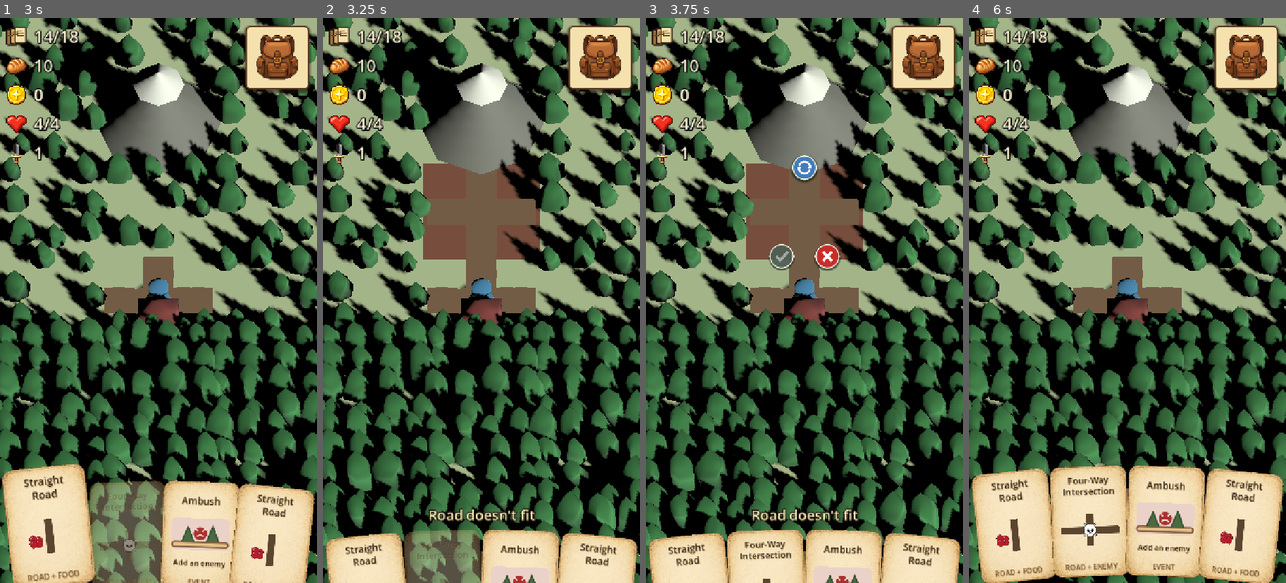
Above: before the commit, frames 1-4 (left to right).
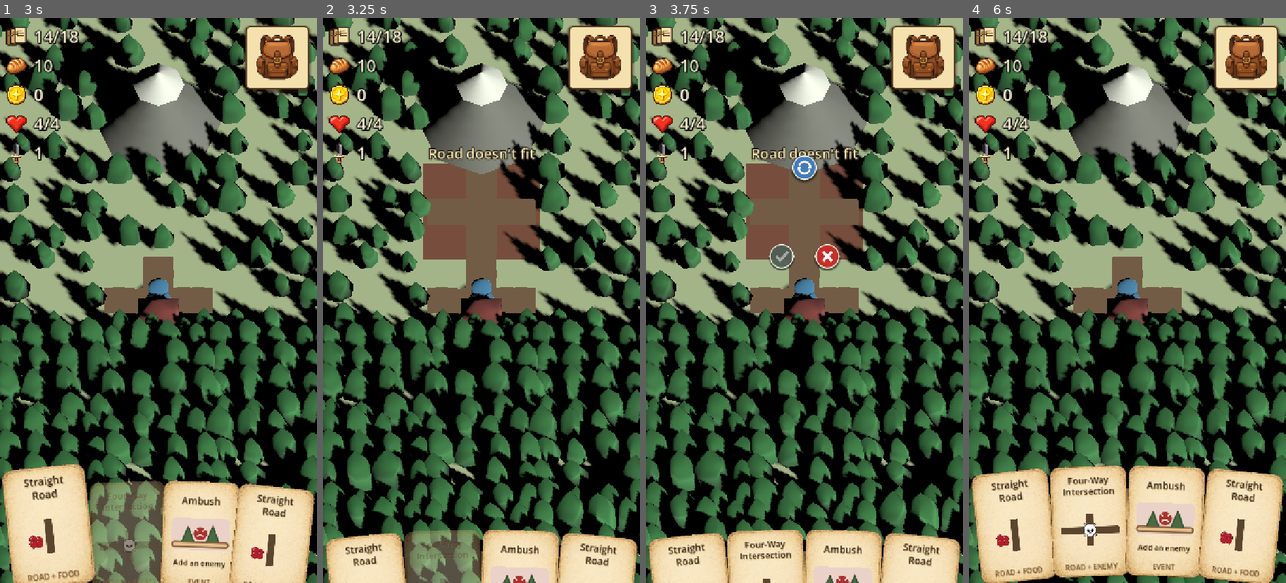
Above: after the commit, the same moments.

Repository: Reicher/The-Road-North
Game: Godot game, scene res://scenes/main.tscn
Two runs of this game, one before a commit and one after it. Both use one fixed random seed, a clock stepped at 60 frames per second and the inputs below.
Inputs (mouse positions are in pixels of both pictures, inside the frame that each line leads up to):
- Up to frame 1 (3 s): click (44, 526) at 0.52 s; click (50, 498) at 1.27 s; click (44, 526) at 2.02 s; tap Enter (debug_complete_level) at 2.75 s; drag from (158, 509) to (190, 176) at 2.77 s
- Up to frame 2 (3.25 s): no input
- Up to frame 3 (3.75 s): click (804, 164) at 3.5 s
- Up to frame 4 (6 s): click (1127, 164) at 4.25 s; click (1127, 164) at 5 s; click (1149, 255) at 5.75 s

Frame 1 is identical in both runs. In frame 2, 0.9% of the frame differs, in the area x 33-68%, y 22-90%; in frame 3, 0.9%; in frame 4, nothing differs.

Commit message:
Polish placement hints and shared pawn visuals

Diff:
--- a/scripts/enemy_view.gd
+++ b/scripts/enemy_view.gd
@@ -2,7 +2,6 @@
 extends Node3D
 
 const ENEMY_COLOR := Color(0.78, 0.12, 0.10)
-const ENEMY_MODEL_SCALE := 0.66
 const POWER_DISPLAY_PIXEL_SIZE := 0.0015
 const POWER_ICON := preload("res://assets/images/stats/stat_power.png")
 const ModelAssets = preload("res://scripts/model_assets.gd")
@@ -78,7 +77,7 @@
 		return
 
 	var eye_color := Color(1.0, 0.84, 0.34)
-	var model := ModelAssets.instantiate_model(ModelAssets.ENEMY_MODEL, "EnemyModel", Vector3.ZERO, tile_size * ENEMY_MODEL_SCALE)
+	var model := ModelAssets.instantiate_model(ModelAssets.ENEMY_MODEL, "EnemyModel", Vector3.ZERO, tile_size * ModelAssets.PAWN_MODEL_SCALE)
 	if model != null:
 		_apply_material_override(model, _make_material(ENEMY_COLOR))
 		add_child(model)
--- a/scripts/model_assets.gd
+++ b/scripts/model_assets.gd
@@ -4,7 +4,8 @@
 const TREE_MODEL := "res://assets/models/tree.obj"
 const HOUSE_MODEL := "res://assets/models/house.obj"
 const PLAYER_MODEL := "res://assets/models/player_pawn_lightblue_no_shadow.obj"
-const ENEMY_MODEL := "res://assets/models/enemy.obj"
+const ENEMY_MODEL := PLAYER_MODEL
+const PAWN_MODEL_SCALE := 0.5
 
 static var _cache: Dictionary = {}
 
--- a/scripts/placement_controller.gd
+++ b/scripts/placement_controller.gd
@@ -350,7 +350,7 @@
 	if not _card_drag_in_progress:
 		_controls_layer.show_preview_controls(preview_position, _map, _hand, _placement_valid, true, invalid_hint)
 	else:
-		_controls_layer.show_hint(invalid_hint, _hand)
+		_controls_layer.show_hint(invalid_hint, _hand, preview_position, _map)
 	set_process(true)
 
 
@@ -420,7 +420,7 @@
 		if not _card_drag_in_progress:
 			_controls_layer.show_preview_controls(preview_position, _map, _hand, _placement_valid, false, invalid_hint)
 	if _card_drag_in_progress:
-		_controls_layer.show_hint(invalid_hint, _hand)
+		_controls_layer.show_hint(invalid_hint, _hand, preview_position, _map)
 	_refresh_target_preview(valid_target)
 	set_process(true)
 
--- a/scripts/placement_controls_ui.gd
+++ b/scripts/placement_controls_ui.gd
@@ -51,7 +51,7 @@
 	hint: String = ""
 ) -> void:
 	_resolve_nodes()
-	show_hint(hint, hand)
+	show_hint(hint, hand, preview_position, map)
 	rotate_button.visible = rotate_visible
 	rotate_button.disabled = not rotate_visible
 	confirm_button.disabled = not valid
@@ -59,11 +59,19 @@
 	position_buttons(preview_position, map, hand)
 
 
-func show_hint(text: String, hand: HandUI) -> void:
+func show_hint(
+	text: String,
+	hand: HandUI,
+	preview_position := Vector2i(-1, -1),
+	map: GameMap = null
+) -> void:
 	_resolve_nodes()
 	prompt_label.text = text
 	prompt_label.visible = not text.is_empty()
-	position_prompt(hand)
+	if preview_position.x >= 0 and map != null:
+		position_prompt_above_preview(preview_position, map, hand)
+	else:
+		position_prompt(hand)
 
 
 func hide_all() -> void:
@@ -77,7 +85,10 @@
 
 func position_buttons(preview_position: Vector2i, map: GameMap, hand: HandUI) -> void:
 	_resolve_nodes()
-	position_prompt(hand)
+	if preview_position.x >= 0 and map != null:
+		position_prompt_above_preview(preview_position, map, hand)
+	else:
+		position_prompt(hand)
 	if not buttons.visible:
 		return
 
@@ -102,6 +113,30 @@
 	var prompt_y := maxf(8.0, card_top - prompt_size.y - 6.0)
 	prompt_label.size = prompt_size
 	prompt_label.position = Vector2((viewport_width - prompt_size.x) * 0.5, prompt_y)
+
+
+func position_prompt_above_preview(preview_position: Vector2i, map: GameMap, hand: HandUI) -> void:
+	_resolve_nodes()
+	if not prompt_label.visible or map == null:
+		return
+
+	var prompt_size := prompt_label.custom_minimum_size
+	var viewport_size := Vector2(_get_viewport_size().x, _get_map_screen_height(hand))
+	var canvas_position := map.grid_to_screen_position(preview_position)
+	var top_edge_position := map.grid_edge_to_screen_position(preview_position, false)
+	prompt_label.size = prompt_size
+	prompt_label.position = Vector2(
+		clampf(
+			canvas_position.x - prompt_size.x * 0.5,
+			8.0,
+			maxf(8.0, viewport_size.x - prompt_size.x - 8.0)
+		),
+		clampf(
+			top_edge_position.y - prompt_size.y - 6.0,
+			8.0,
+			maxf(8.0, viewport_size.y - prompt_size.y - 8.0)
+		)
+	)
 
 
 func _get_map_screen_height(hand: HandUI) -> float:
--- a/scripts/player.gd
+++ b/scripts/player.gd
@@ -1,7 +1,6 @@
 class_name GamePlayer
 extends Node3D
 
-const PLAYER_MODEL_SCALE := 0.5
 const GameBalance = preload("res://scripts/game_balance.gd")
 const ModelAssets = preload("res://scripts/model_assets.gd")
 
@@ -202,7 +201,7 @@
 		child.queue_free()
 
 	var tile_size := _map.tile_size
-	var model := ModelAssets.instantiate_model(ModelAssets.PLAYER_MODEL, "Pawn", Vector3.ZERO, tile_size * PLAYER_MODEL_SCALE)
+	var model := ModelAssets.instantiate_model(ModelAssets.PLAYER_MODEL, "Pawn", Vector3.ZERO, tile_size * ModelAssets.PAWN_MODEL_SCALE)
 	if model != null:
 		_visual_root.add_child(model)
 
--- a/scripts/shop_ui.gd
+++ b/scripts/shop_ui.gd
@@ -21,6 +21,13 @@
 const OFFER_ICON_SIZE := 42
 const STAT_ICON_PATHS := GameConstants.STAT_ICON_PATHS
 const PROTECTED_ROAD_TYPES := ["Straight Road", "Corner", "T-Junction"]
+const BASE_CARD_SORT_ORDER := {
+	"Straight Road": 0,
+	"Corner": 1,
+	"T-Junction": 2,
+	"Four-Way Intersection": 3,
+	"Dead End": 4,
+}
 
 const ITEM_OFFERS: Array[Dictionary] = [
 	{"name": "Dagger", "effect": "+2 Power", "power_bonus": 2, "price": 7, "sell_price": 4},
@@ -368,8 +375,8 @@
 
 func _show_deck_overlay(removal_mode: bool) -> void:
 	_deck_overlay.clear_list()
-	var title_text := "Remove BaseDeck card" if removal_mode else "View deck"
-	for index in base_cards.size():
+	var title_text := "REMOVE BASE CARD" if removal_mode else "BASE DECK"
+	for index in _sorted_base_card_indices():
 		var card := base_cards[index]
 		var text := GameConstants.card_signature(card).trim_prefix("road:").trim_prefix("event:")
 		var disabled_state := not removal_mode or not _can_remove_card(card) or bool(progression.get("removed_base_card_this_shop", false))
@@ -380,6 +387,26 @@
 			_deck_overlay.add_list_label("Special: %s" % GameConstants.card_signature(card as Dictionary).trim_prefix("road:").trim_prefix("event:"), 18)
 		_deck_overlay.add_list_label("Level cards added next map.", 18)
 	_deck_overlay.show_overlay(title_text)
+
+
+func _sorted_base_card_indices() -> Array[int]:
+	var indices: Array[int] = []
+	for index in base_cards.size():
+		indices.append(index)
+	indices.sort_custom(func(left: int, right: int) -> bool:
+		var left_card := base_cards[left]
+		var right_card := base_cards[right]
+		var left_name := GameConstants.card_signature(left_card).trim_prefix("road:").trim_prefix("event:")
+		var right_name := GameConstants.card_signature(right_card).trim_prefix("road:").trim_prefix("event:")
+		var left_order := int(BASE_CARD_SORT_ORDER.get(left_name, BASE_CARD_SORT_ORDER.size()))
+		var right_order := int(BASE_CARD_SORT_ORDER.get(right_name, BASE_CARD_SORT_ORDER.size()))
+		if left_order != right_order:
+			return left_order < right_order
+		if left_name != right_name:
+			return left_name.naturalnocasecmp_to(right_name) < 0
+		return left < right
+	)
+	return indices
 
 
 func _can_remove_card(card: Dictionary) -> bool:
--- a/tests/test_model_assets.gd
+++ b/tests/test_model_assets.gd
@@ -11,6 +11,7 @@
 
 
 func _initialize() -> void:
+	_assert(ModelAssets.ENEMY_MODEL == ModelAssets.PLAYER_MODEL, "Expected enemy and player to use the same pawn model")
 	for path in MODEL_PATHS:
 		var model := ModelAssets.instantiate_model(path, "TestModel", Vector3(1.0, 2.0, 3.0), 2.0)
 		_assert(model != null, "Expected model asset to instantiate: %s" % path)
--- a/tests/test_placement_controller.gd
+++ b/tests/test_placement_controller.gd
@@ -98,10 +98,12 @@
 	_assert(not placement.has_valid_preview(), "Expected non-adjacent preview to be invalid")
 	_assert(_get_hint(placement) == "Too far away", "Expected range to be the highest-priority placement hint")
 	hand.set_inactive(true, false)
-	placement.get_node("PlacementControls").call("position_prompt", hand)
+	placement.get_node("PlacementControls").call("position_buttons", Vector2i(4, 6), map, hand)
+	var preview_top_edge := map.grid_edge_to_screen_position(Vector2i(4, 6), false)
 	_assert(
-		is_equal_approx(prompt_label.position.y + prompt_label.size.y + 6.0, hand.get_card_top_screen_y()),
-		"Expected placement helper text directly above the retracted cards"
+		prompt_label.position.y + prompt_label.size.y + 6.0 <= preview_top_edge.y + 0.01
+			or is_equal_approx(prompt_label.position.y, 8.0),
+		"Expected placement error text above the preview tile or clamped to the screen edge"
 	)
 	_assert(not map.are_cell_trees_visible(Vector2i(4, 6)), "Expected preview to hide the empty cell's existing trees")
 	_assert(not placement.confirm_placement(), "Expected confirm to reject invalid preview")
--- a/tests/test_shop.gd
+++ b/tests/test_shop.gd
@@ -6,6 +6,8 @@
 const HAND_SCENE := preload("res://ui/hand.tscn")
 const STRAIGHT := preload("res://data/road_straight.tres")
 const CORNER := preload("res://data/road_corner.tres")
+const FOUR_WAY := preload("res://data/road_four_way.tres")
+const DEAD_END := preload("res://data/road_dead_end.tres")
 
 
 func _initialize() -> void:
@@ -23,9 +25,12 @@
 		"base_power": 1,
 		"inventory": [{"name": "Knife", "effect": "+1 Power", "power_bonus": 1}, {}, {}],
 	}, "3 bridges", 7, [
+		{"category": "Road", "tile_definition": DEAD_END},
 		{"category": "Road", "tile_definition": STRAIGHT},
+		{"category": "Road", "tile_definition": DEAD_END},
 		{"category": "Road", "tile_definition": STRAIGHT},
 		{"category": "Road", "tile_definition": CORNER},
+		{"category": "Road", "tile_definition": FOUR_WAY},
 		{"category": "Event", "event_type": GameConstants.EVENT_DRAW_TWO, "title": "Idea"},
 	])
 	await process_frame
@@ -58,6 +63,15 @@
 		_assert(card.category == GameConstants.EVENT_CATEGORY, "Expected shop CardView to show special event data")
 		_assert(card.card_base_texture_path == CardView.DEFAULT_CARD_BASE_TEXTURE_PATH, "Expected shop cards to use the same painted card design as gameplay")
 		_assert((offer_node.get_node("BuyButton") as Button).icon != null, "Expected special card prices to use the gold resource icon")
+
+	shop.call("_show_deck_overlay", true)
+	var deck_overlay := shop.find_child("DeckOverlay", true, false) as DeckOverlay
+	var deck_title := deck_overlay.find_child("Title", true, false) as Label
+	var deck_list := deck_overlay.find_child("List", true, false) as VBoxContainer
+	_assert(deck_title.text == "REMOVE BASE CARD", "Expected the removal overlay to use a clear, polished title")
+	_assert(deck_title.get_theme_color("font_color").is_equal_approx(Color(0.2, 0.14, 0.09, 1)), "Expected the deck title to contrast with the light panel")
+	_assert(_button_texts(deck_list) == ["Straight Road", "Straight Road", "Corner", "Four-Way Intersection", "Dead End", "Dead End", "draw_two"], "Expected base cards to be grouped by type with all Dead Ends together")
+	deck_overlay.hide_overlay()
 
 	_assert(shop.buy_food() and shop.progression["food"] == 7, "Expected food click purchase to add food immediately")
 	_assert(shop.buy_heal() and shop.progression["health"] == 4, "Expected heal click purchase to clamp at max health")
@@ -129,6 +143,15 @@
 	return -1
 
 
+func _button_texts(parent: Node) -> Array[String]:
+	var texts: Array[String] = []
+	for child in parent.get_children():
+		var button := child as Button
+		if button != null:
+			texts.append(button.text)
+	return texts
+
+
 func _all_offers_are_cheaper_specials(cards: Array[Dictionary]) -> bool:
 	for card in cards:
 		if int(card.get("price", 0)) <= 0 or int(card.get("price", 0)) >= 22:
--- a/tests/test_tile_definitions.gd
+++ b/tests/test_tile_definitions.gd
@@ -65,8 +65,13 @@
 		"power": 7,
 	}
 	await process_frame
+	var enemy_model := enemy_tile.get_node_or_null("Enemy/EnemyModel") as MeshInstance3D
 	var power_label := enemy_tile.get_node_or_null("Enemy/PowerLabel") as Label3D
 	var power_icon := enemy_tile.get_node_or_null("Enemy/PowerIcon") as Sprite3D
+	_assert(enemy_model != null, "Expected enemy tiles to show the shared pawn model")
+	_assert(enemy_model.scale.is_equal_approx(Vector3.ONE * TILE_SIZE * ModelAssets.PAWN_MODEL_SCALE), "Expected enemy pawn to use the player's model scale")
+	var enemy_material := enemy_model.material_override as StandardMaterial3D
+	_assert(enemy_material != null and enemy_material.albedo_color.is_equal_approx(EnemyView.ENEMY_COLOR), "Expected the shared enemy pawn model to be red")
 	_assert(power_label != null, "Expected revealed enemy tiles to show a power label")
 	_assert(power_icon != null, "Expected revealed enemy tiles to show a power icon")
 	_assert(power_label.text == "7", "Expected enemy power label to show the enemy power")
--- a/ui/deck_overlay.tscn
+++ b/ui/deck_overlay.tscn
@@ -24,12 +24,19 @@
 
 [node name="Stack" type="VBoxContainer" parent="Margin"]
 layout_mode = 2
+theme_override_constants/separation = 10
 
 [node name="Title" type="Label" parent="Margin/Stack"]
+custom_minimum_size = Vector2(0, 44)
 layout_mode = 2
-theme_override_colors/font_color = Color(1, 0.94, 0.78, 1)
-theme_override_font_sizes/font_size = 24
+theme_override_colors/font_color = Color(0.2, 0.14, 0.09, 1)
+theme_override_colors/font_shadow_color = Color(1, 0.79, 0.31, 0.7)
+theme_override_constants/shadow_offset_x = 1
+theme_override_constants/shadow_offset_y = 2
+theme_override_font_sizes/font_size = 30
 text = "Deck"
+horizontal_alignment = 1
+vertical_alignment = 1
 
 [node name="Scroll" type="ScrollContainer" parent="Margin/Stack"]
 layout_mode = 2
@@ -38,6 +45,7 @@
 [node name="List" type="VBoxContainer" parent="Margin/Stack/Scroll"]
 layout_mode = 2
 size_flags_horizontal = 3
+theme_override_constants/separation = 6
 
 [node name="CloseButton" type="Button" parent="Margin/Stack"]
 layout_mode = 2
Binary file added: assets/images/3x3_weapons.png
Not shown, added: assets/images/3x3_weapons.png.import
Binary file added: assets/images/items/dagger2.png
Not shown, added: assets/images/items/dagger2.png.import
Binary file changed: assets/images/items/item_dagger.png
Binary file added: assets/images/items/walking_stick.png
Not shown, added: assets/images/items/walking_stick.png.import
Not shown, changed: export_presets.cfg
